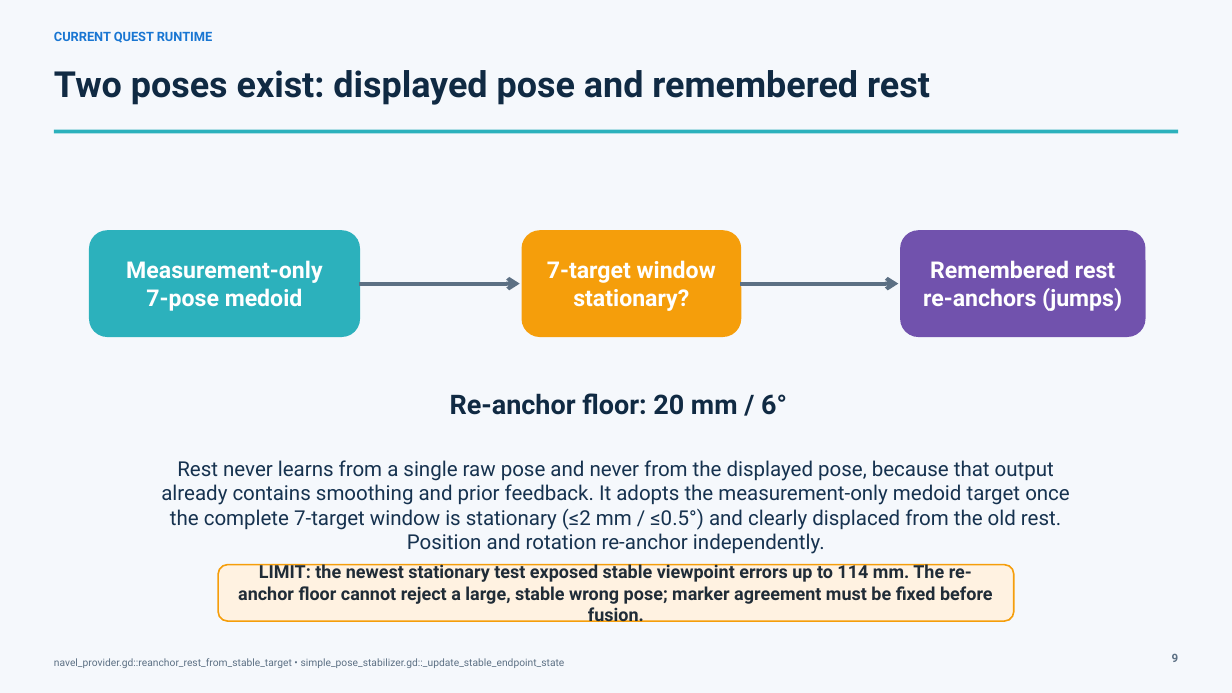
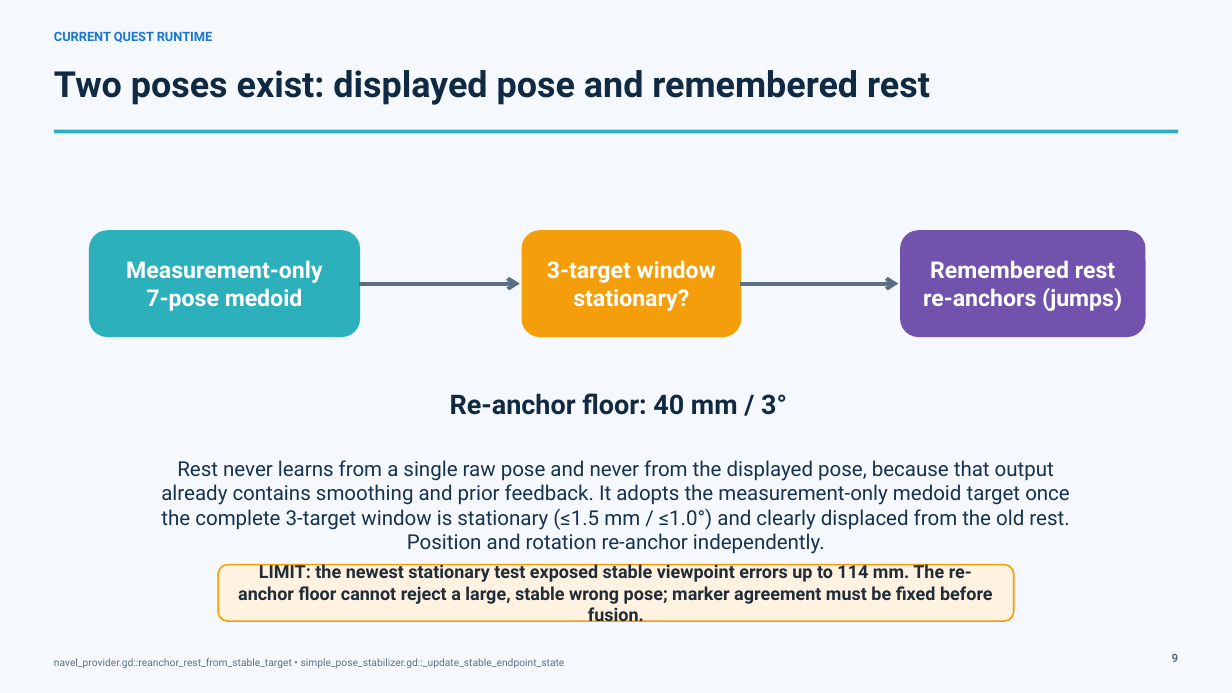
Before and after one commit to ardrabauldwin/quest-aruco-avatar, a slide deck: slide 8 of docs/Quest_Avatar_Placement_Algorithm_NaReT_Current_2026-09-05.pptx. Drawn at 1232x693 pixels with LibreOffice and Linux fonts; fonts in the diff are those of the drawing. Boxes give left, top, right and bottom in pixels: in the first picture for what was removed or moved away, otherwise in the second. Text is boxed around its words. In the diff, an @@ line names an element or a change of style, - is before the commit and + after.

```diff
--- a/docs/Quest_Avatar_Placement_Algorithm_NaReT_Current_2026-09-05.pptx
+++ b/docs/Quest_Avatar_Placement_Algorithm_NaReT_Current_2026-09-05.pptx
@@ text in rounded rectangle at <box>547,260,716,311</box>: text changed @@
-7-target window
-stationary?
+3-target window
+stationary?
@@ text at <box>450,393,787,415</box>: text changed @@
-Re-anchor floor: 20 mm / 6°
+Re-anchor floor: 40 mm / 3°
@@ text at <box>161,460,1070,554</box>: text changed @@
-Rest never learns from a single raw pose and never from the displayed pose, because that output already contains smoothing and prior feedback. It adopts the measurement-only medoid target once the complete 7-target window is stationary (≤2 mm / ≤0.5°) and clearly displaced from the old rest. Position and rotation re-anchor independently.
+Rest never learns from a single raw pose and never from the displayed pose, because that output already contains smoothing and prior feedback. It adopts the measurement-only medoid target once the complete 3-target window is stationary (≤1.5 mm / ≤1.0°) and clearly displaced from the old rest. Position and rotation re-anchor independently.
```
Also in this commit, not shown: 7 other slides changed, 6 other files.
